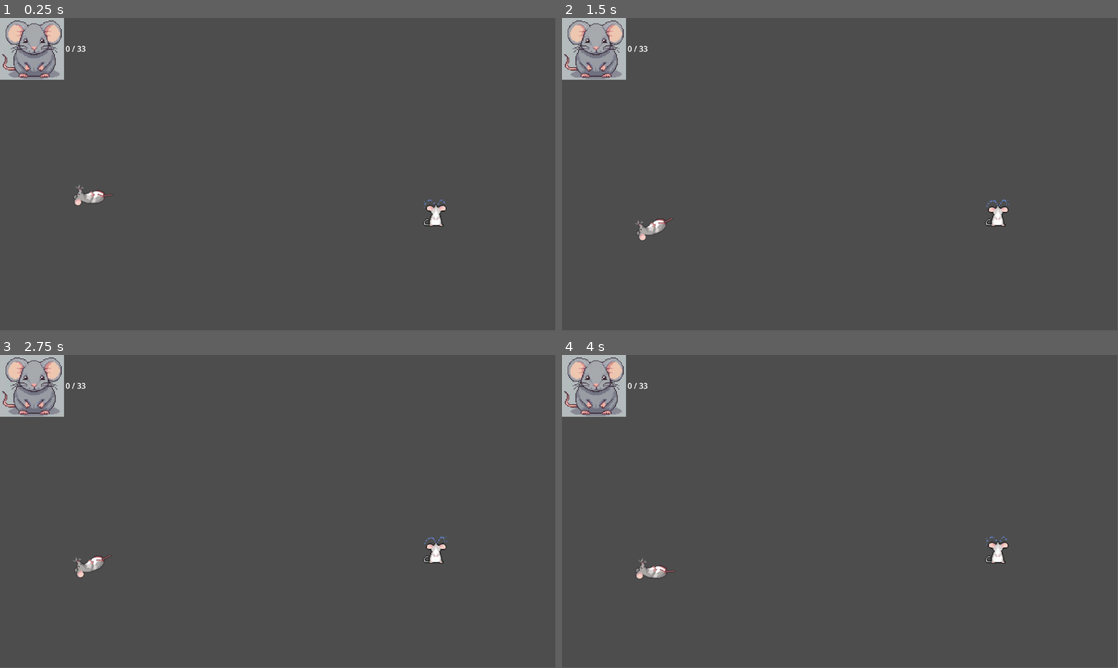
Above: before the commit, frames 1-4 (two rows, left to right).
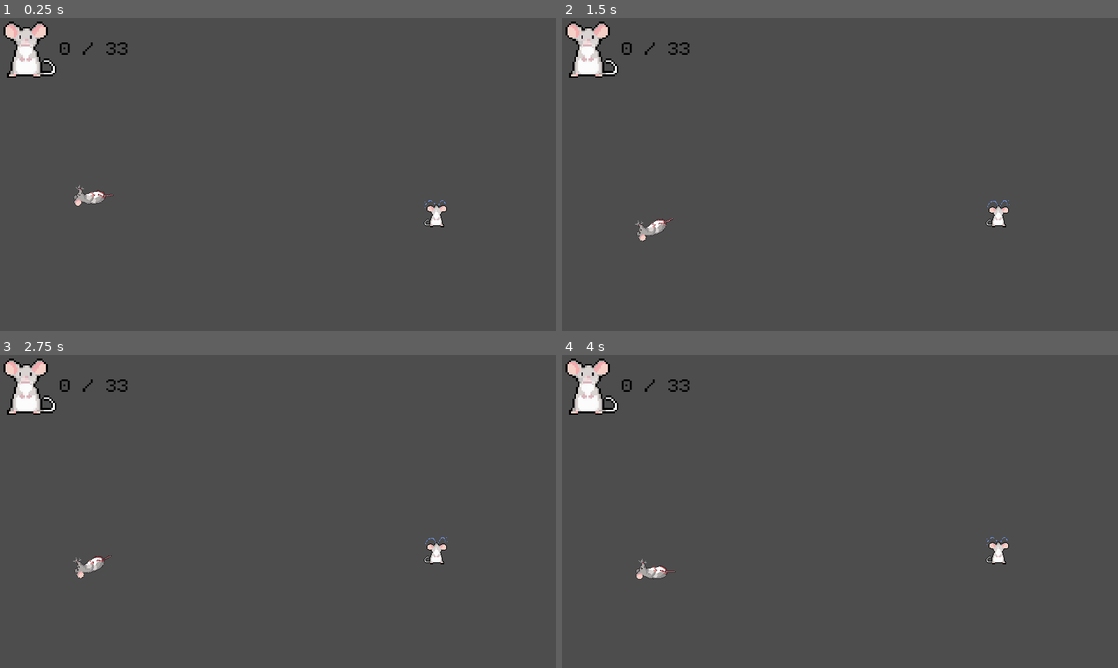
Above: after the commit, the same moments.

Repository: Igorrreha/crying-mices
Game: Godot game, scene res://main.tscn
Two runs of this game, one before a commit and one after it. Both use one fixed random seed, a clock stepped at 60 frames per second and the inputs below.
Inputs (mouse positions are in pixels of both pictures, inside the frame that each line leads up to):
- Up to frame 1 (0.25 s): no input
- Up to frame 2 (1.5 s): tap Enter (ui_accept) at 0.5, 0.77, 1.25 s; move the mouse to (962, 158) at 0.52 s; tap 1 at 0.6 s; move the mouse to (728, 190) at 1.27 s; tap 2 at 1.35 s
- Up to frame 3 (2.75 s): tap Enter (ui_accept) at 1.52 s; move the mouse to (333, 442) at 2.02 s; tap 3 at 2.1 s
- Up to frame 4 (4 s): tap Enter (ui_accept) at 2.75, 3.02, 3.77 s; move the mouse to (812, 574) at 2.77 s; tap 1 at 2.85 s; move the mouse to (1006, 558) at 3.52 s; tap 2 at 3.6 s
In our replay, the window is 799x449 before the commit and 800x450 after it. These sizes can differ from the game's own. Grey fills any space a smaller window leaves; there, only what the larger window draws over its background counts as a difference.

The runs differ from the first frame. In frame 1, 2.5% of the frame differs, in the area x 0-81%, y 0-67%; in frame 2, 2.5%; in frame 3, 2.5%; in frame 4, 2.5%, in the area x 0-81%, y 0-72%.

Commit message:
Update HUD

Diff:
--- /dev/null
+++ b/default_theme.tres
@@ -0,0 +1,5 @@
+[gd_resource type="Theme" format=3 uid="uid://u5sp64f8ucc0"]
+
+[resource]
+RichTextLabel/colors/default_color = Color(0, 0, 0, 1)
+RichTextLabel/font_sizes/normal_font_size = 20
--- a/modules/ui/hud/mices_counter.tscn
+++ b/modules/ui/hud/mices_counter.tscn
@@ -2,7 +2,7 @@
 
 [ext_resource type="Script" path="res://modules/ui/hud/mices_counter.gd" id="1_uved6"]
 [ext_resource type="Resource" uid="uid://cnoy50oya00vh" path="res://modules/collectable_mice/signals_channel.tres" id="2_mvahe"]
-[ext_resource type="Texture2D" uid="uid://bbaeptg1ami1c" path="res://modules/ui/hud/mice.jpg" id="3_53loh"]
+[ext_resource type="Texture2D" uid="uid://61kr77vk3xjo" path="res://modules/ui/hud/mice_icon.png" id="3_n68ul"]
 
 [node name="MicesCounter" type="HBoxContainer"]
 offset_right = 128.0
@@ -12,9 +12,12 @@
 
 [node name="TextureRect" type="TextureRect" parent="."]
 layout_mode = 2
-texture = ExtResource("3_53loh")
+texture = ExtResource("3_n68ul")
 expand_mode = 3
 flip_h = true
 
 [node name="Label" type="Label" parent="."]
 layout_mode = 2
+theme_override_colors/font_color = Color(0, 0, 0, 1)
+theme_override_font_sizes/font_size = 36
+text = "1 / 10"
--- a/project.godot
+++ b/project.godot
@@ -14,7 +14,21 @@
 config/tags=PackedStringArray("game", "jam")
 run/main_scene="res://main.tscn"
 config/features=PackedStringArray("4.1", "GL Compatibility")
-config/icon="res://icon.svg"
+config/icon="res://modules/ui/hud/mice_icon.png"
+
+[display]
+
+window/stretch/mode="canvas_items"
+window/stretch/aspect="expand"
+
+[editor_plugins]
+
+enabled=PackedStringArray("res://addons/rmsmartshape/plugin.cfg")
+
+[gui]
+
+theme/custom="res://default_theme.tres"
+theme/custom_font="res://PixeloidMono.ttf"
 
 [input]
 
@@ -31,5 +45,6 @@
 
 [rendering]
 
+textures/canvas_textures/default_texture_filter=0
 renderer/rendering_method="gl_compatibility"
 renderer/rendering_method.mobile="gl_compatibility"
Binary file added: PixeloidMono.ttf
Not shown, added: PixeloidMono.ttf.import
Binary file removed: modules/ui/hud/mice.jpg
Binary file added: modules/ui/hud/mice_icon.png
Not shown, changed: modules/ui/hud/mice_icon.png.import
